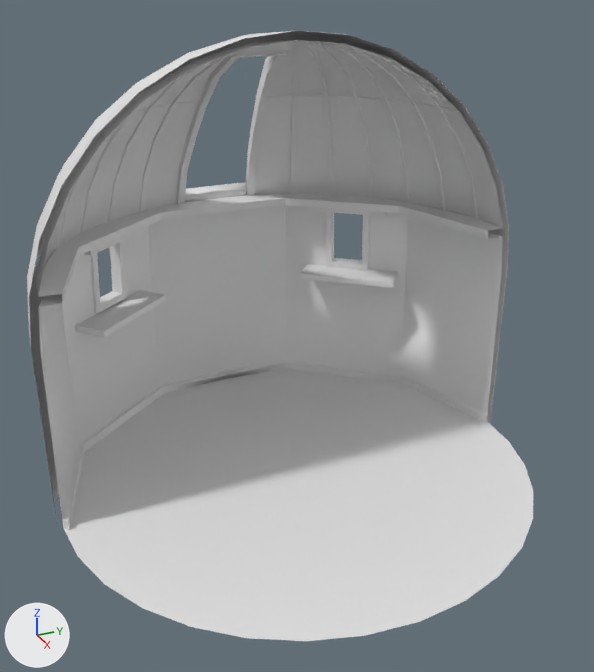
The FBX model Assets/Models/Astro/observatory_01.fbx: old version first, new version second.
The view is the same before and after, from a 50 mm camera at (28.2, -20.0, 42.3) aimed at (-16.5, 0.1, 20.0). Arrows for +X, +Y and +Z are at lower left; the lights stay in place. The first picture is the older version. Where no turn or scale is listed for an object, it has been applied to the vertices.

Objects in the first picture: 'Cube.011', 'Cube.017', 'observatory_domeTop_v1', 'observatory_v1', 'observatory_v1.004' and 2 more.
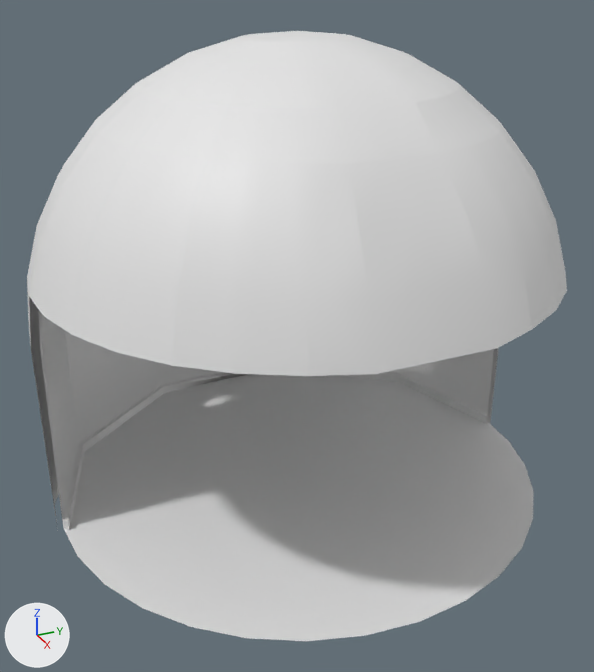
Pixel boxes [x1, y1, x2, y2] of what changed, in the pictures (594 x 672 px; the box of a moved part takes in the faces that stretch with it):
'observatory_domeTop_v1', reshaped (12% wider, 30% taller): before [27, 31, 509, 296]; after [27, 31, 567, 376]
'Cube.017', deleted: before [75, 290, 166, 337]
'Cube.011', deleted: before [300, 264, 398, 288]
part 1 of me_sphere_006, built on: before [242, 40, 345, 48]; after [29, 31, 567, 376]
part 2 of me_sphere_006, moved or reshaped (not visible afterwards): before [145, 32, 295, 210]
part 3 of me_sphere_006, surface changed: before [28, 31, 509, 296]; after [28, 31, 346, 294]
'observatory_v1.004', unchanged, covered by the edit: before [91, 212, 369, 314]

Edits to the bpy script that builds the scene:
```text
Change me_sphere_006:
    used by ob_observatory_dometop_v1; location = (-17.62, 0.66, 21.69)
    remove me_sphere_006.from_pydata(...)  # 866 vertices, 808 faces; spans x -17.4..0.0, y -16.6..16.6, z 3.1..17.0
    add me_sphere_006.from_pydata(...)  # 1703 vertices, 1621 faces; spans x -17.4..16.4, y -16.6..16.6, z 3.1..17.0
    me_sphere_006 part 1: 1 vertex removed from x 0.0, y 0.0, z 16.4; 827 vertices added at x 0.5..16.4, y -16.3..16.3, z 3.1..16.6
    me_sphere_006 part 2: 112 vertices moved from x -17.3..-5.6, y -3.5..3.5, z 3.2..15.9 to x -17.3..-5.6, y -3.9..3.9, z 3.2..15.9; 10 vertices removed from x -17.2..-15.6, y -3.5..3.5, z 3.2..3.9; 21 vertices added at x -17.2..-14.8, y -3.9..3.9, z 3.2..5.4
    me_sphere_006 part 3: 769 kept faces spanning x -17.4..0.0, y -16.6..16.6, z 3.1..17.0 get new texture (UV) coordinates
Remove ob_cube_017:
    ob_cube_017 = bpy.data.objects.new('Cube.017', me_cube_002)
    ob_cube_017.location = (-28.61, -8.61, 18.56)
Remove ob_cube_011:
    ob_cube_011 = bpy.data.objects.new('Cube.011', me_cube_022)
    ob_cube_011.location = (-28.34, 10.19, 18.68)
```
